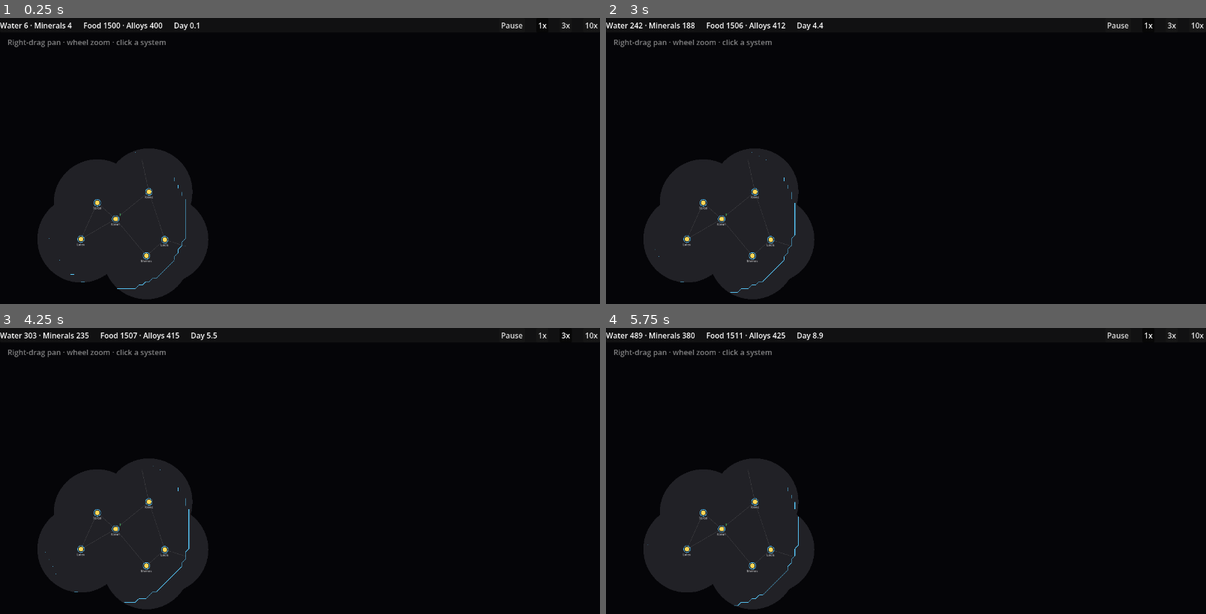
Above: before the commit, frames 1-4 (two rows, left to right).
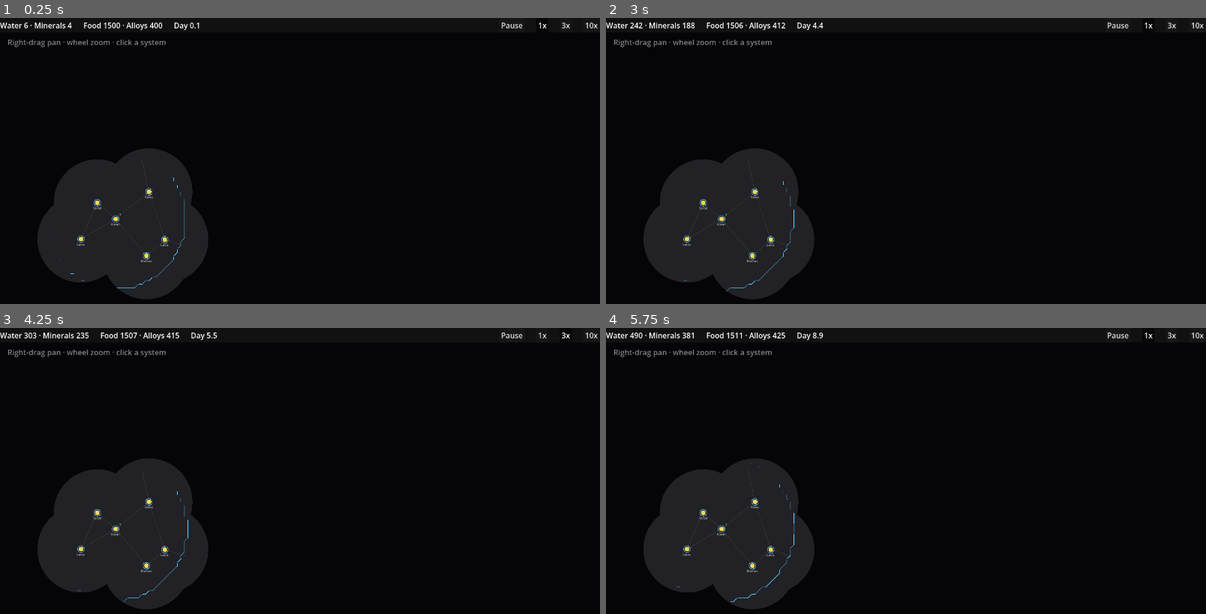
Above: after the commit, the same moments.

Repository: evyatarmitz/reach
Game: Godot game, scene res://game/main.tscn
Same seed, same stepped clock (60 frames per second), same inputs: the game is played once before the commit and once after it.
Inputs:
- Up to frame 1 (0.25 s): no input
- Up to frame 2 (3 s): click "1x" at 0.5 s; click "3x" at 1.25 s; click "10x" at 2 s; click "1x" at 2.75 s
- Up to frame 3 (4.25 s): click "3x" at 3.5 s
- Up to frame 4 (5.75 s): click "10x" at 4.25 s; click "1x" at 5 s

The runs differ from the first frame. In frame 1, 0.1% of the frame differs, in the area x 8-31%, y 46-95%; in frame 2, 0.2%; in frame 3, 0.2%; in frame 4, 0.2%, in the area x 4-33%, y 1-98%.

Commit message:
0.19.0 - slower first-center growth; fleet icon above system; borders side by side
- Item 5 (pacing): GROWTH_RATE 0.01 -> 0.004. The first center was ballooning far
  faster than resources/expansion could keep up, so you never founded a second
  system - which also kept the neighbor bonus at 0 all game (it needs colonies in
  OTHER systems). Slower growth keeps population in step with development.
- Item 2 (neighbor bonus = 0): not a formula bug - the calc is correct and tested;
  it's 0 only when all your colonies are in one system. The pacing fix above is
  the real remedy (so multi-system expansion actually happens).
- Item 7: fleet icons are drawn ABOVE their system (offset up) and click-tested
  there, so the system underneath stays selectable.
- Item 3: each empire's border curve is nudged toward its own territory (the
  centroid of the cell's inside corners), so a shared seam now shows both empires'
  curves side by side instead of one drawn on top of the other.
- 79 tests still pass.

Diff:
--- a/desktop/game/main.gd
+++ b/desktop/game/main.gd
@@ -27,6 +27,8 @@
 const BORDER_REFRESH := 0.4
 const BORDER_EPS := 0.01     # tiny rival-claim floor so bubble-vs-empty edges draw
 const FOG_DISC := 170.0      # lit/gray halo radius around a known system
+const FLEET_ICON_OFF := Vector2(0, -17)   # drawn above the system so it stays clickable
+const BORDER_INSET := 3.5    # push each empire's border curve into its own territory
 
 var cam: Camera2D
 var _panning := false
@@ -238,13 +240,31 @@
 				var m_bl := ck[i_bl] - maxf(_best_other(claims, k, i_bl), BORDER_EPS)
 				if vrgrid[i_tl] == 0:   # fog: only draw border where the player sees
 					continue
-				for seg in _ms_segments([p_tl, p_tr, p_br, p_bl],
-						[m_tl, m_tr, m_br, m_bl]):
+				# Centroid of this cell's INSIDE corners (margin >= 0) — the
+				# empire's own side. Each segment is nudged toward it so a shared
+				# seam shows both empires' curves side by side, not overlapping.
+				var corners := [p_tl, p_tr, p_br, p_bl]
+				var margins := [m_tl, m_tr, m_br, m_bl]
+				var in_sum := Vector2.ZERO
+				var in_n := 0
+				for ci in 4:
+					if margins[ci] >= 0.0:
+						in_sum += corners[ci]
+						in_n += 1
+				var inside_c: Vector2 = in_sum / in_n if in_n > 0 \
+					else (p_tl + p_br) * 0.5
+				for seg in _ms_segments(corners, margins):
 					var mid: Vector2 = (seg[0] + seg[1]) * 0.5
+					var off := inside_c - mid
+					if off.length() > 0.01:
+						off = off.normalized() * BORDER_INSET
+					var near := false
 					for lp in live_pos:
 						if mid.distance_squared_to(lp) <= FOG_DISC * FOG_DISC:
-							_border_segments.append([seg[0], seg[1], col])
+							near = true
 							break
+					if near:
+						_border_segments.append([seg[0] + off, seg[1] + off, col])
 
 
 # One empire's combined claim at a world point: (Σi)² / Σ(d·i) over its sources
@@ -360,10 +380,10 @@
 					sim.order_fleet(selected_fleet_id, sys.id)
 					selected_fleet_id = -1
 					return
-		# 2. Click near one of your fleets to select it.
+		# 2. Click near one of your fleets (drawn above its system) to select it.
 		for f in sim.fleets:
 			if f.empire_id == player_empire_id \
-					and pos.distance_to(sim.fleet_position(f)) <= 14.0:
+					and pos.distance_to(sim.fleet_position(f) + FLEET_ICON_OFF) <= 12.0:
 				selected_fleet_id = f.id
 				return
 		# 3. Click a known system to inspect it (never-seen ones aren't clickable).
@@ -475,7 +495,7 @@
 		var own := f.empire_id == player_empire_id
 		if not (own or _sys_live(f.system_id)):
 			continue
-		var fp := sim.fleet_position(f)
+		var fp := sim.fleet_position(f) + FLEET_ICON_OFF   # above the system node
 		var col: Color = sim.empires[f.empire_id].color
 		draw_colored_polygon(PackedVector2Array([
 			fp + Vector2(0, -6), fp + Vector2(6, 0),
--- a/desktop/sim/constants.gd
+++ b/desktop/sim/constants.gd
@@ -35,7 +35,11 @@
 # and SOFTCAP tuned so a LONE colony flattens around ~2k pop but never stops (the
 # neighbor bonus is what lets a clustered colony keep climbing past that).
 # Never a hard cap; the ceiling emerges from food throughput + diminishing returns.
-const GROWTH_RATE := 0.01
+# RATE lowered again (0.01 -> 0.004): the first center was ballooning far faster
+# than you could gather resources or expand, so it never paid to found a second
+# system (and the neighbor bonus, which needs colonies in OTHER systems, stayed 0
+# all game). Slower growth keeps pop in step with development.
+const GROWTH_RATE := 0.004
 const GROWTH_SOFTCAP := 2000.0
 const GROWTH_EXP := 2.0
 # Population decline per day while the empire is in food deficit, floored so a
